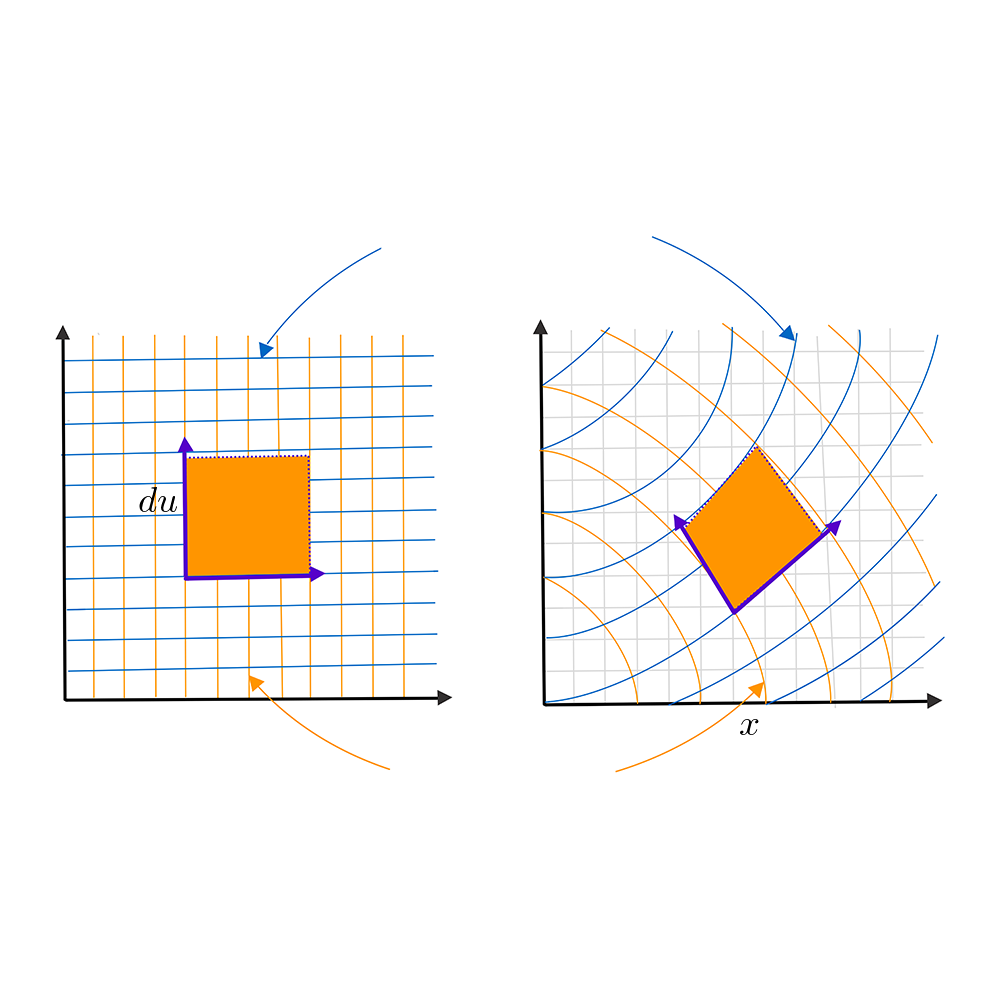
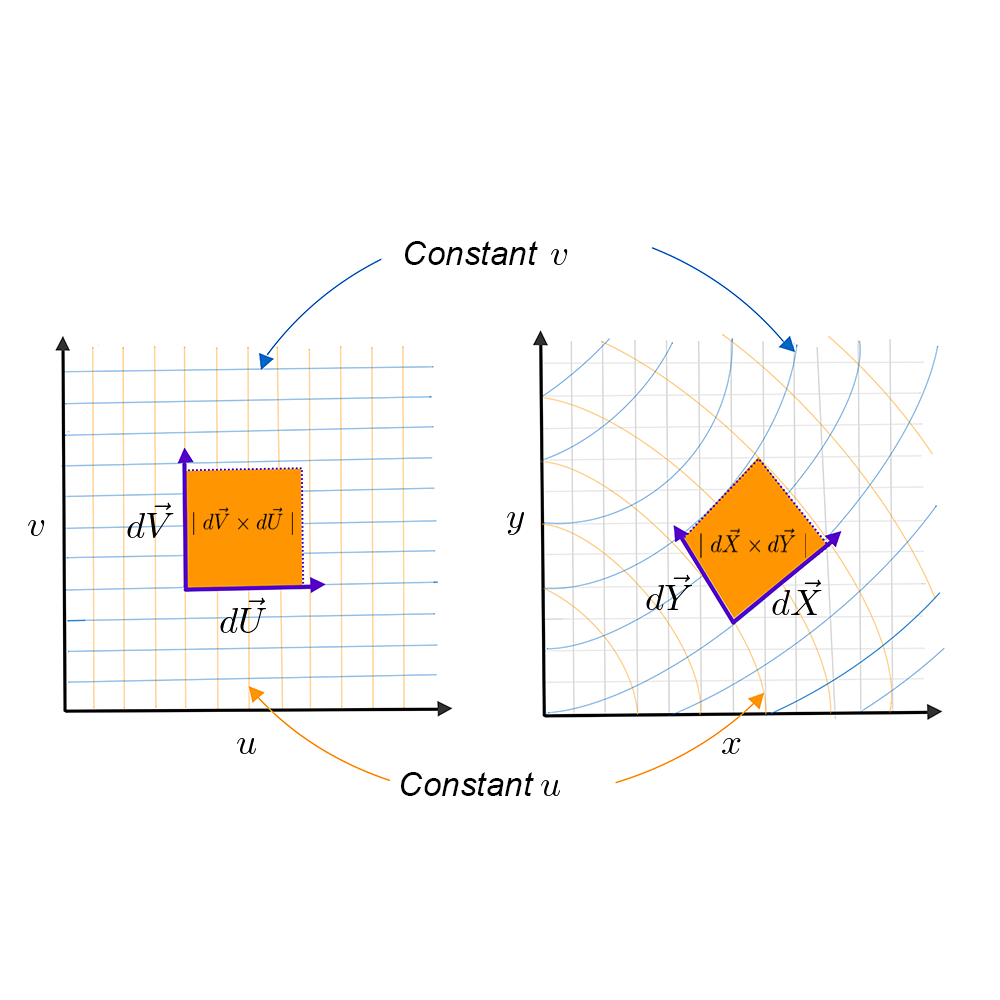
Layer changes from the first 1000 × 1000 image to the second:
moved "Layer 2" above "Constant", painted on it over (541, 719, 759, 796)
added layer "Constant" (1st of 2) above "Constant" over (401, 772, 534, 796)
added layer "Constant" (2nd of 2) above "Layer 1" over (405, 241, 538, 265)
added layer "Layer 1" above "Annotations" over (551, 249, 568, 265)
renamed "Layer 3" to "Annotations", painted on it over (28, 487, 822, 754)
renamed "Plots" to "Figure", painted on it over (55, 236, 945, 796)
